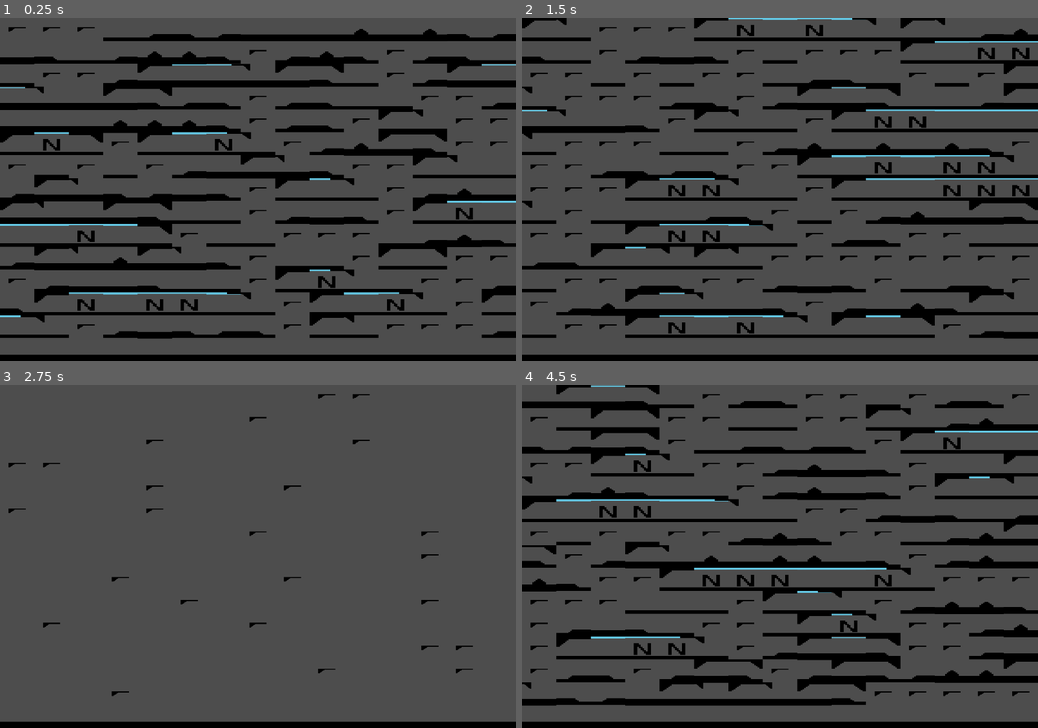
Above: before the commit, frames 1-4 (two rows, left to right).
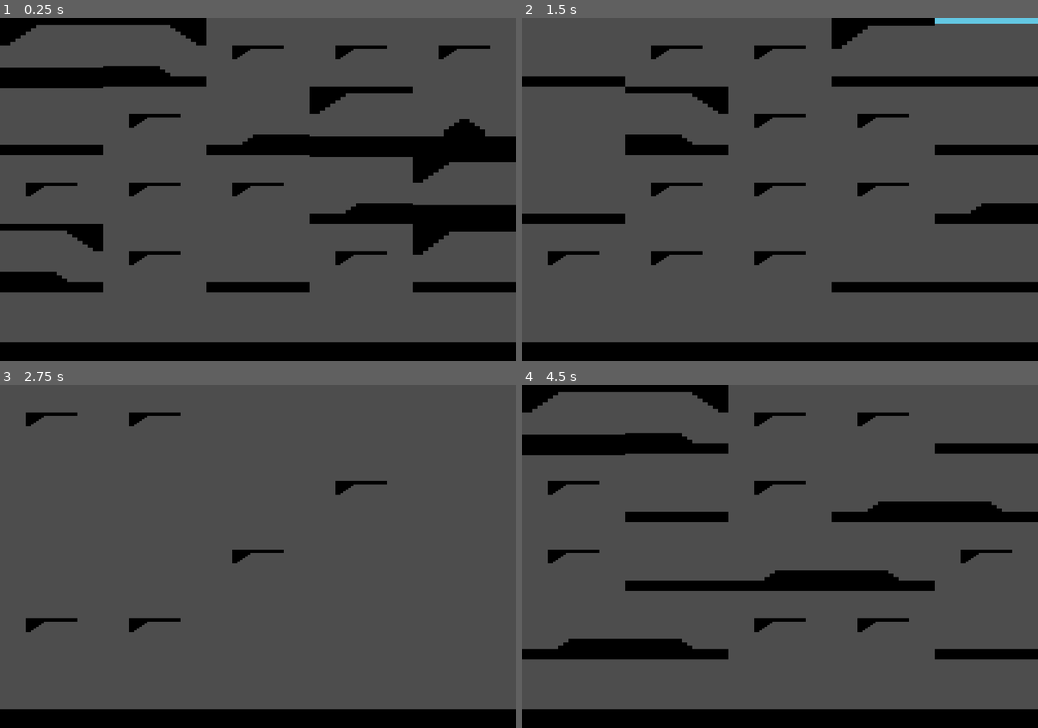
Above: after the commit, the same moments.

Repository: Deiuca/WaveFunctionCollapse
Game: Godot game, scene res://progetto.tscn
Two runs of this game, one before a commit and one after it. Both use one fixed random seed, a clock stepped at 60 frames per second and the inputs below.
Inputs:
- Up to frame 1 (0.25 s): no input
- Up to frame 2 (1.5 s): tap Enter at 0.5 s; hold R 0.53-1.28 s; tap R at 1.35 s
- Up to frame 3 (2.75 s): tap Space at 2 s; hold R from 2.03 s (still down)
- Up to frame 4 (4.5 s): release R at 2.78 s; tap R at 2.85, 4.35 s; tap Enter at 3.5 s; hold R 3.53-4.28 s

The runs differ from the first frame. In frame 1, 35% of the frame differs, in the area x 0-100%, y 0-99%; in frame 2, 29%; in frame 3, 5.1%; in frame 4, 31%.

Commit message:
Eliminati i componenti, bordi settati a mano

Diff:
--- a/PreFabbricati/pavimento_alto_compatibile_room_alta.tscn
+++ b/PreFabbricati/pavimento_alto_compatibile_room_alta.tscn
@@ -4,7 +4,7 @@
 [ext_resource type="PackedScene" uid="uid://b4aelup3soqvm" path="res://Componenti/componente_edgeDx_soffitto.tscn" id="2_hlnxr"]
 
 [node name="Pavimento_Alto_Compatibile_Room_Alta" instance=ExtResource("1_3am8k")]
-bordi = ["O", "SA", "A", "M"]
+bordi = ["O", "SA", "A", ""]
 
 [node name="Componente2" parent="." index="1" instance=ExtResource("2_hlnxr")]
 position = Vector2(0, 3)
--- a/PreFabbricati/pavimento_compatibile_room.tscn
+++ b/PreFabbricati/pavimento_compatibile_room.tscn
@@ -4,7 +4,7 @@
 [ext_resource type="PackedScene" uid="uid://b4aelup3soqvm" path="res://Componenti/componente_edgeDx_soffitto.tscn" id="2_4w7r6"]
 
 [node name="Pavimento_Compatibile_Room" instance=ExtResource("1_jsl25")]
-bordi = ["O", "SP", "P", "M"]
+bordi = ["O", "S", "P", ""]
 
 [node name="Componente2" parent="." index="1" instance=ExtResource("2_4w7r6")]
 position = Vector2(-1, 3)
--- a/PreFabbricati/prefab_HiToLo_pavimento.tscn
+++ b/PreFabbricati/prefab_HiToLo_pavimento.tscn
@@ -3,8 +3,8 @@
 [ext_resource type="PackedScene" uid="uid://chl77nbbcyyb4" path="res://prefab.tscn" id="1_j6swr"]
 [ext_resource type="PackedScene" uid="uid://bsws0nb44kdxr" path="res://Componenti/componente_HiToLo_pavimento.tscn" id="2_7vlkb"]
 
-[node name="HiToLo_pavimento" node_paths=PackedStringArray("pavimento") instance=ExtResource("1_j6swr")]
-pavimento = NodePath("Componente")
+[node name="HiToLo_pavimento" instance=ExtResource("1_j6swr")]
+bordi = ["", "A", "P", ""]
 
 [node name="Componente" parent="." index="0" instance=ExtResource("2_7vlkb")]
 position = Vector2(0, 14)
--- a/PreFabbricati/prefab_LoToHi_pavimento.tscn
+++ b/PreFabbricati/prefab_LoToHi_pavimento.tscn
@@ -3,9 +3,8 @@
 [ext_resource type="PackedScene" uid="uid://chl77nbbcyyb4" path="res://prefab.tscn" id="1_qhu23"]
 [ext_resource type="PackedScene" uid="uid://c4c2wsv7n5e5t" path="res://Componenti/componente_LoToHi_pavimento.tscn" id="2_fr3s0"]
 
-[node name="LoToHi_pavimento" node_paths=PackedStringArray("pavimento") instance=ExtResource("1_qhu23")]
-pavimento = NodePath("Componente")
-priorita = 2
+[node name="LoToHi_pavimento" instance=ExtResource("1_qhu23")]
+bordi = ["", "P", "A", ""]
 
 [node name="Componente" parent="." index="0" instance=ExtResource("2_fr3s0")]
 position = Vector2(10, 17)
--- a/PreFabbricati/prefab_pavimento.tscn
+++ b/PreFabbricati/prefab_pavimento.tscn
@@ -3,9 +3,8 @@
 [ext_resource type="PackedScene" uid="uid://chl77nbbcyyb4" path="res://prefab.tscn" id="1_uth5f"]
 [ext_resource type="PackedScene" uid="uid://ccylitwrr2or5" path="res://Componenti/componente_pavimento.tscn" id="2_hm41a"]
 
-[node name="Pavimento" node_paths=PackedStringArray("pavimento") instance=ExtResource("1_uth5f")]
-pavimento = NodePath("Componente")
-priorita = 3
+[node name="Pavimento" instance=ExtResource("1_uth5f")]
+bordi = ["", "P", "P", "M"]
 
 [node name="Componente" parent="." index="0" instance=ExtResource("2_hm41a")]
 position = Vector2(0, 17)
--- a/PreFabbricati/prefab_pavimento_alto.tscn
+++ b/PreFabbricati/prefab_pavimento_alto.tscn
@@ -3,8 +3,8 @@
 [ext_resource type="PackedScene" uid="uid://chl77nbbcyyb4" path="res://prefab.tscn" id="1_hgh7q"]
 [ext_resource type="PackedScene" uid="uid://wegphxeiwbt2" path="res://Componenti/componente_pavimento_alto.tscn" id="2_khr35"]
 
-[node name="Pavimento_Alto" node_paths=PackedStringArray("pavimento") instance=ExtResource("1_hgh7q")]
-pavimento = NodePath("Componente")
+[node name="Pavimento_Alto" instance=ExtResource("1_hgh7q")]
+bordi = ["", "SA", "SA", ""]
 
 [node name="Componente" parent="." index="0" instance=ExtResource("2_khr35")]
 position = Vector2(10, 16)
--- a/PreFabbricati/prefab_room.tscn
+++ b/PreFabbricati/prefab_room.tscn
@@ -4,9 +4,8 @@
 [ext_resource type="PackedScene" uid="uid://db3iuc4xuwq3p" path="res://Componenti/componente_soffitto.tscn" id="2_i7nv2"]
 [ext_resource type="PackedScene" uid="uid://ccylitwrr2or5" path="res://Componenti/componente_pavimento.tscn" id="3_0w515"]
 
-[node name="Room" node_paths=PackedStringArray("soffitto", "pavimento") instance=ExtResource("1_nn0ly")]
-soffitto = NodePath("Componente")
-pavimento = NodePath("Componente2")
+[node name="Room" instance=ExtResource("1_nn0ly")]
+bordi = ["O", "S", "S", ""]
 
 [node name="Componente" parent="." index="0" instance=ExtResource("2_i7nv2")]
 position = Vector2(10, 2.5)
--- a/PreFabbricati/prefab_room_alta.tscn
+++ b/PreFabbricati/prefab_room_alta.tscn
@@ -4,9 +4,8 @@
 [ext_resource type="PackedScene" uid="uid://wegphxeiwbt2" path="res://Componenti/componente_pavimento_alto.tscn" id="2_yns6h"]
 [ext_resource type="PackedScene" uid="uid://db3iuc4xuwq3p" path="res://Componenti/componente_soffitto.tscn" id="3_62c3u"]
 
-[node name="Room_Alta" node_paths=PackedStringArray("soffitto", "pavimento") instance=ExtResource("1_nmnmh")]
-soffitto = NodePath("Componente2")
-pavimento = NodePath("Componente")
+[node name="Room_Alta" instance=ExtResource("1_nmnmh")]
+bordi = ["O", "SA", "SA", ""]
 
 [node name="Componente" parent="." index="0" instance=ExtResource("2_yns6h")]
 position = Vector2(10, 16)
--- a/PreFabbricati/prefab_room_alta_entrace_Sx.tscn
+++ b/PreFabbricati/prefab_room_alta_entrace_Sx.tscn
@@ -4,13 +4,11 @@
 [ext_resource type="PackedScene" uid="uid://4a8gcrdvv8uo" path="res://Componenti/componente_edgeSx_soffitto.tscn" id="2_55516"]
 [ext_resource type="PackedScene" uid="uid://wegphxeiwbt2" path="res://Componenti/componente_pavimento_alto.tscn" id="3_qg41s"]
 
-[node name="Room_Alta_Entrace" node_paths=PackedStringArray("soffitto", "pavimento") instance=ExtResource("1_s2d3o")]
-soffitto = NodePath("Componente")
-pavimento = NodePath("Componente2")
+[node name="Room_Alta_Entrace" instance=ExtResource("1_s2d3o")]
+bordi = ["O", "A", "SA", ""]
 
 [node name="Componente" parent="." index="0" instance=ExtResource("2_55516")]
 position = Vector2(10, 4)
 
 [node name="Componente2" parent="." index="1" instance=ExtResource("3_qg41s")]
 position = Vector2(10, 16)
-scale = Vector2(1, 1)
--- a/PreFabbricati/prefab_room_entrace.tscn
+++ b/PreFabbricati/prefab_room_entrace.tscn
@@ -4,10 +4,8 @@
 [ext_resource type="PackedScene" uid="uid://4a8gcrdvv8uo" path="res://Componenti/componente_edgeSx_soffitto.tscn" id="2_jikcb"]
 [ext_resource type="PackedScene" uid="uid://ccylitwrr2or5" path="res://Componenti/componente_pavimento.tscn" id="3_7yfrt"]
 
-[node name="Room_Entrace" node_paths=PackedStringArray("soffitto", "pavimento") instance=ExtResource("1_u2kws")]
-soffitto = NodePath("Componente")
-pavimento = NodePath("Componente2")
-priorita = 1
+[node name="Room_Entrace" instance=ExtResource("1_u2kws")]
+bordi = ["O", "P", "S", ""]
 
 [node name="Componente" parent="." index="0" instance=ExtResource("2_jikcb")]
 position = Vector2(10, 4.5)
--- a/PreFabbricati/uscita_room_alta_to_pavimento.tscn
+++ b/PreFabbricati/uscita_room_alta_to_pavimento.tscn
@@ -5,7 +5,7 @@
 [ext_resource type="PackedScene" uid="uid://bsws0nb44kdxr" path="res://Componenti/componente_HiToLo_pavimento.tscn" id="3_cjvl5"]
 
 [node name="Uscita_Room_Alta_To_povimento" instance=ExtResource("1_berk6")]
-bordi = ["", "SA", "P", "M"]
+bordi = ["O", "SA", "P", "M"]
 
 [node name="Componente" parent="." index="0" instance=ExtResource("2_edetu")]
 position = Vector2(10, 4)
--- a/Scripts/PreFab/Componente.gd
+++ b/Scripts/PreFab/Componente.gd
@@ -1,8 +1,6 @@
 extends Sprite2D
 class_name Componente
 
-#Su, Sx, Dx, Giu
-@export var bordi = ["","","",""]
 
 # Called when the node enters the scene tree for the first time.
 func _ready():
--- a/Scripts/PreFab/PreFab.gd
+++ b/Scripts/PreFab/PreFab.gd
@@ -1,39 +1,16 @@
 extends Sprite2D
 class_name PreFab
-
-@export var soffitto : Componente
-@export var componenti : Array[Componente]
-@export var pavimento : Componente
-@export var priorita = 0
 
 #Su, Sx, Dx, Giu
 @export var bordi = [ "", "", "", "" ]
 
 # Called when the node enters the scene tree for the first time.
 func _ready():
-	aggiorna_bordi()
+	pass
 
 # Called every frame. 'delta' is the elapsed time since the previous frame.
 func _process(delta):
 	pass
-
-func aggiorna_bordi():
-	if self.bordi == ["","","",""]:
-		if self.soffitto != null:
-			self.bordi = somma_bordi(self.bordi, self.soffitto.bordi)
-		if self.pavimento != null:
-			self.bordi = somma_bordi(self.bordi, self.pavimento.bordi)
-		for componente in self.componenti:
-			self.bordi = somma_bordi(self.bordi, self.componente.bordi)
-
-func somma_bordi(bordi: Array, bordi2: Array) -> Array:
-	var result = []
-	for i in range(bordi.size()):
-		if not bordi.has(bordi2[i]):
-			result.append(bordi[i]+bordi2[i])
-		else:
-			result.append(bordi[i])
-	return result
 
 func ritorna_inverso_flip_h(nameAdd = "_Flip") ->PreFab:
 	var copia = self.duplicate()
--- a/componente.tscn
+++ b/componente.tscn
@@ -1,6 +1,3 @@
-[gd_scene load_steps=2 format=3 uid="uid://cxamlxu6ptlwc"]
-
-[ext_resource type="Script" path="res://Scripts/PreFab/Componente.gd" id="1_d35nm"]
+[gd_scene format=3 uid="uid://cxamlxu6ptlwc"]
 
 [node name="Componente" type="Sprite2D" groups=["Componente"]]
-script = ExtResource("1_d35nm")
--- a/progetto.tscn
+++ b/progetto.tscn
@@ -8,6 +8,6 @@
 
 [node name="Generatore Livello" parent="." instance=ExtResource("1_sds8f")]
 position = Vector2(2.08165e-12, 2.08165e-12)
-width = 15
-height = 15
+width = 5
+height = 5
 generator_seed = 318
